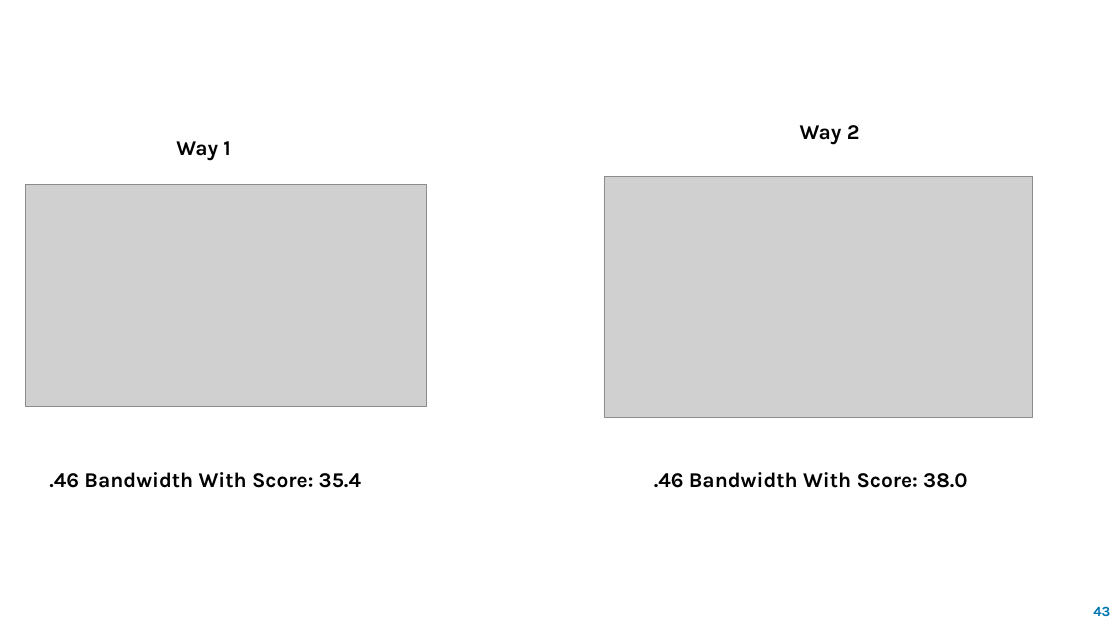
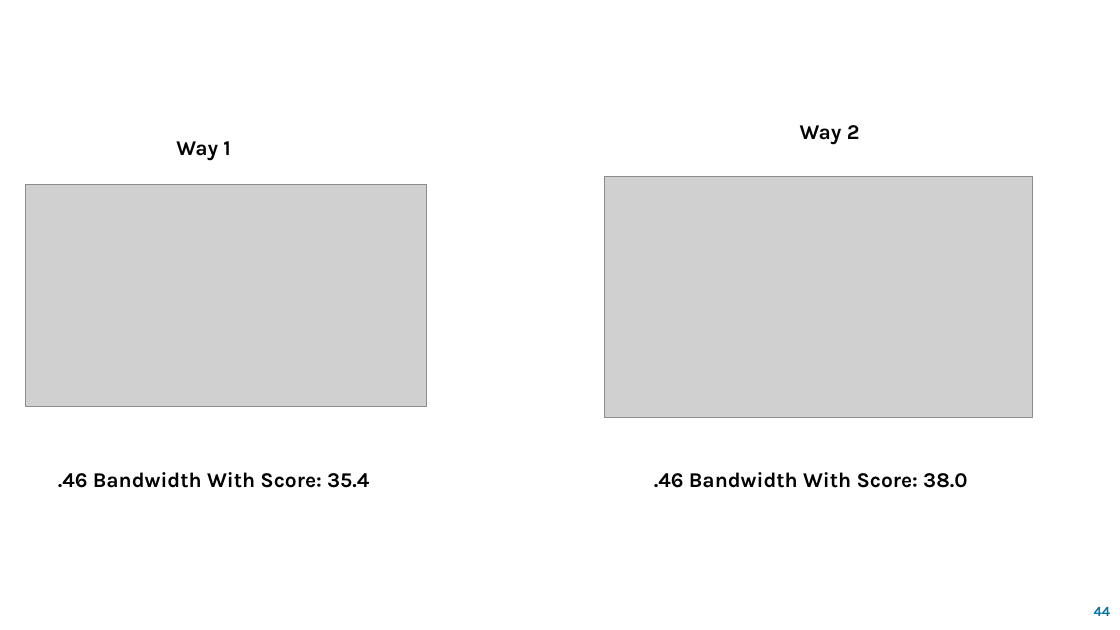
Before and after one commit to Reema-Khaseeb/clustering-credit-card-customer-segmentation, a slide deck: slide 44 of presentation/Credit Card Clustering.pptx (slide 43 before the commit). Drawn at 1120x630 pixels with LibreOffice and Linux fonts; fonts in the diff are those of the drawing; grey boxes stand for pictures. Boxes give left, top, right and bottom in pixels: in the first picture for what was removed or moved away, otherwise in the second. Text is boxed around its words. In the diff, an @@ line names an element or a change of style, - is before the commit and + after.

```diff
--- a/presentation/Credit Card Clustering.pptx
+++ b/presentation/Credit Card Clustering.pptx
@@ text ".46 Bandwidth With Score: 35.4" moved from (x1=49, y1=472, x2=361, y2=488) to (x1=58, y1=472, x2=369, y2=488) @@
@@ page number at (x1=1094, y1=606, x2=1111, y2=616): text changed @@
-43
+44
```
Also in this commit, not shown: 9 other slides changed, 15 slides added.
